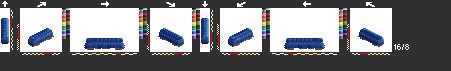
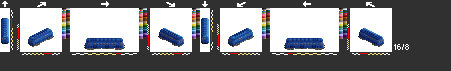
Two versions of the same layered image (451x71). Layer-by-layer changes:
hid "mo5", painted on it over (37, 32, 375, 49)
showed "mo2", painted on it over (37, 32, 375, 49)
